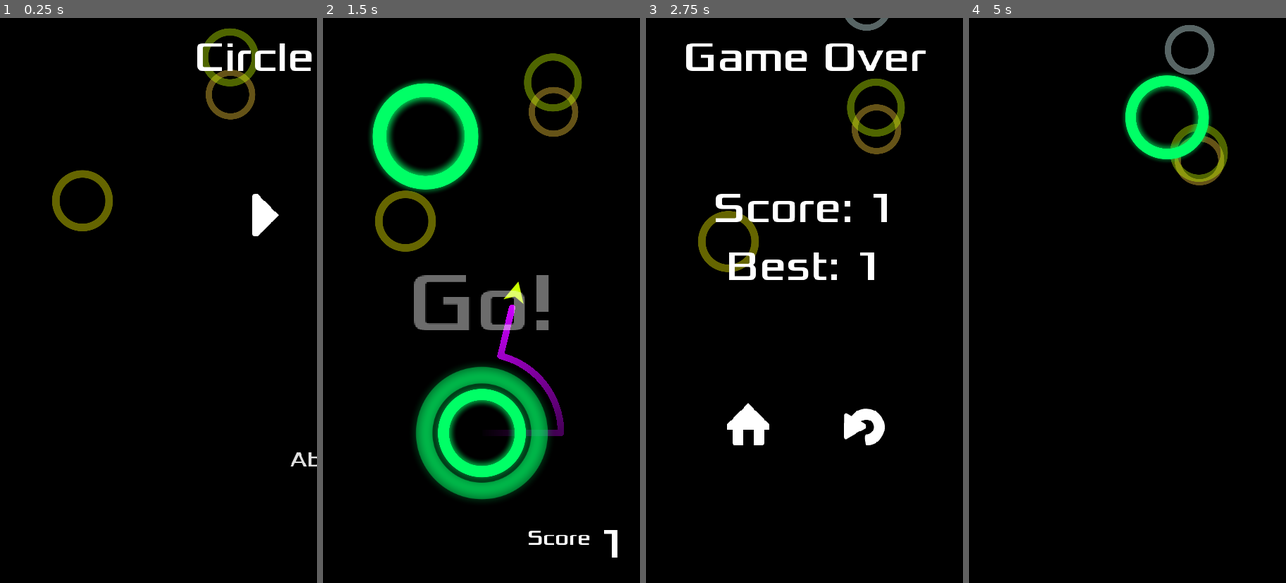
Above: before the commit, frames 1-4 (left to right).
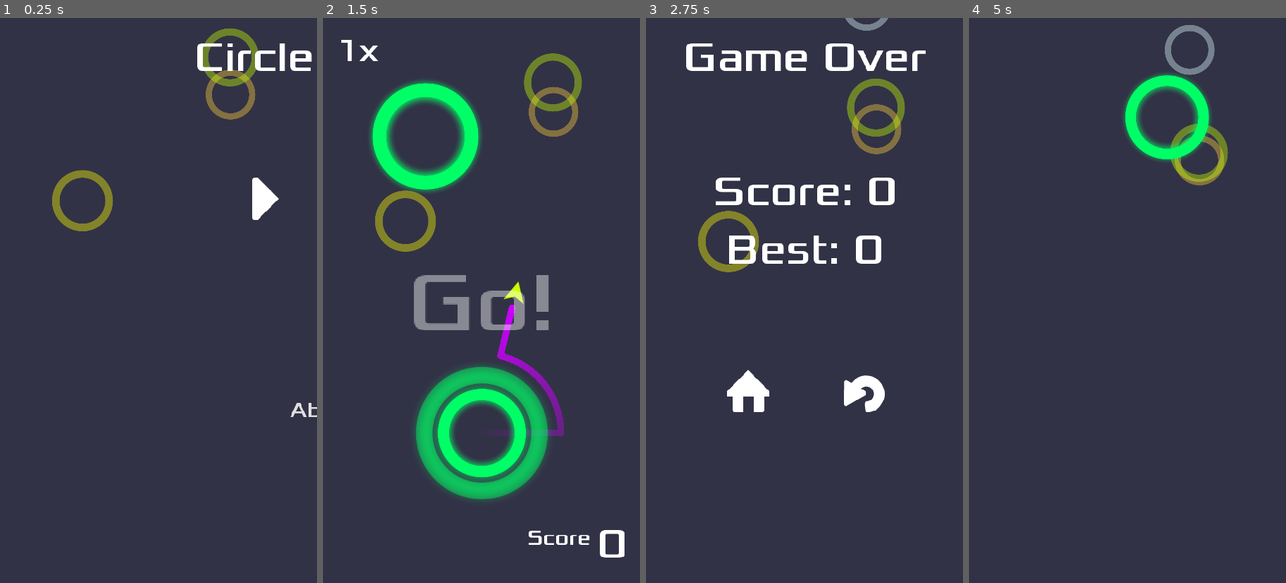
Above: after the commit, the same moments.

Repository: kidscancode/circle_jump
Game: Godot game, scene res://Main.tscn
Same seed, same stepped clock (60 frames per second), same inputs: the game is played once before the commit and once after it.
Inputs (mouse positions are in pixels of both pictures, inside the frame that each line leads up to; where the layout moved, square brackets give the same spot in the first picture):
- Up to frame 1 (0.25 s): no input
- Up to frame 2 (1.5 s): click (424, 198) [424, 215] at 0.5 s; move the mouse to (551, 272) at 1.27 s; hold Right (ui_right) from 1.28 s (still down); click (551, 272) at 1.42 s
- Up to frame 3 (2.75 s): move the mouse to (741, 328) at 2.02 s; release Right (ui_right) at 2.03 s; hold Down (ui_down) from 2.03 s (still down)
- Up to frame 4 (5 s): release Down (ui_down) at 2.75 s; click (1184, 390) [1184, 424] at 2.75 s; move the mouse to (1159, 176) at 3.52 s; hold Right (ui_right) 3.53-4.28 s; move the mouse to (1111, 413) at 4.27 s; hold Up (ui_up) from 4.28 s (still down); click (1111, 413) at 4.42 s

The runs differ from the first frame. In frame 1, 99% of the frame differs, in the area x 0-100%, y 0-100%; in frame 2, 94%; in frame 3, 98%; in frame 4, 99%.

Commit message:
part 13 - bonus multiplier

Diff:
--- a/Main.gd
+++ b/Main.gd
@@ -6,16 +6,21 @@
 var player
 var score = 0 setget set_score
 var highscore = 0
+var new_highscore = false
 var level = 0
+var bonus = 0 setget set_bonus
 
 func _ready():
 	randomize()
 	load_score()
 	$HUD.hide()
+	$Background/ColorRect.color = settings.theme["background"]
 
 func new_game():
+	new_highscore = false
 	settings.hide_ad_banner()
 	self.score = 0
+	self.bonus = 0
 	level = 1
 	$HUD.update_score(score)
 	$Camera2D.position = $StartPosition.position
@@ -28,6 +33,7 @@
 	$HUD.show()
 	$HUD.show_message("Go!")
 	if settings.enable_music:
+		$Music.volume_db = 0
 		$Music.play()
 
 func spawn_circle(_position=null):
@@ -37,16 +43,21 @@
 		var y = rand_range(-500, -400)
 		_position = player.target.position + Vector2(x, y)
 	add_child(c)
+	c.connect("full_orbit", self, "set_bonus", [1])
 	c.init(_position, level)
 
 func _on_Jumper_captured(object):
 	$Camera2D.position = object.position
 	object.capture(player)
 	call_deferred("spawn_circle")
-	self.score += 1
+	self.score += 1 * bonus
+	self.bonus += 1
 
 func set_score(value):
 	score = value
+	if score > highscore and !new_highscore:
+		$HUD.show_message("New Record!")
+		new_highscore = true
 	$HUD.update_score(score)
 	if score > 0 and score % settings.circles_per_level == 0:
 		level += 1
@@ -60,7 +71,7 @@
 	$Screens.game_over(score, highscore)
 	$HUD.hide()
 	if settings.enable_music:
-		$Music.stop()
+		fade_music()
 	settings.show_ad_interstitial()
 
 func load_score():
@@ -75,3 +86,14 @@
 	f.open(settings.score_file, File.WRITE)
 	f.store_var(highscore)
 	f.close()
+
+func fade_music():
+	$MusicFade.interpolate_property($Music, "volume_db",
+			0, -50, 1.0, Tween.TRANS_SINE, Tween.EASE_IN)
+	$MusicFade.start()
+	yield($MusicFade, "tween_all_completed")
+	$Music.stop()
+
+func set_bonus(value):
+	bonus = value
+	$HUD.update_bonus(bonus)
--- a/Main.tscn
+++ b/Main.tscn
@@ -27,4 +27,6 @@
 stream = ExtResource( 4 )
 
 [node name="Background" parent="." instance=ExtResource( 5 )]
+
+[node name="MusicFade" type="Tween" parent="."]
 [connection signal="start_game" from="Screens" to="." method="new_game"]
--- a/UI/Background.tscn
+++ b/UI/Background.tscn
@@ -9,7 +9,7 @@
 anchor_right = 1.0
 anchor_bottom = 1.0
 mouse_filter = 2
-color = Color( 0, 0, 0, 1 )
+color = Color( 0.3, 0.33, 0.37, 1 )
 
 [node name="CPUParticles2D" type="CPUParticles2D" parent="."]
 modulate = Color( 1, 1, 1, 0.396078 )
--- a/UI/BaseScreen.tscn
+++ b/UI/BaseScreen.tscn
@@ -21,7 +21,7 @@
 margin_top = 20.0
 margin_right = 460.0
 margin_bottom = 834.0
-custom_constants/separation = 150
+custom_constants/separation = 125
 
 [node name="Label" type="Label" parent="MarginContainer/VBoxContainer"]
 margin_right = 440.0
@@ -31,23 +31,23 @@
 align = 1
 
 [node name="Buttons" type="HBoxContainer" parent="MarginContainer/VBoxContainer"]
-margin_top = 228.0
+margin_top = 203.0
 margin_right = 440.0
-margin_bottom = 228.0
+margin_bottom = 203.0
 custom_constants/separation = 75
 alignment = 1
 
 [node name="Buttons3" type="HBoxContainer" parent="MarginContainer/VBoxContainer"]
-margin_top = 378.0
+margin_top = 328.0
 margin_right = 440.0
-margin_bottom = 378.0
+margin_bottom = 328.0
 custom_constants/separation = 75
 alignment = 1
 
 [node name="Buttons2" type="HBoxContainer" parent="MarginContainer/VBoxContainer"]
-margin_top = 528.0
+margin_top = 453.0
 margin_right = 440.0
-margin_bottom = 528.0
+margin_bottom = 453.0
 custom_constants/separation = 75
 alignment = 1
 
--- a/UI/HUD.gd
+++ b/UI/HUD.gd
@@ -9,9 +9,16 @@
 
 func hide():
 	$ScoreBox.hide()
+	$BonusBox.hide()
 
 func show():
 	$ScoreBox.show()
+	$BonusBox.show()
 
 func update_score(value):
 	$ScoreBox/HBoxContainer/Score.text = str(value)
+
+func update_bonus(value):
+	$BonusBox/Bonus.text = str(value) + "x"
+	if value > 1:
+		$AnimationPlayer.play("bonus")
--- a/UI/HUD.tscn
+++ b/UI/HUD.tscn
@@ -9,9 +9,42 @@
 extra_spacing_top = 10
 font_data = ExtResource( 2 )
 
+[sub_resource type="DynamicFont" id=5]
+size = 48
+font_data = ExtResource( 2 )
+
 [sub_resource type="DynamicFont" id=2]
 size = 69
 font_data = ExtResource( 2 )
+
+[sub_resource type="Animation" id=6]
+resource_name = "bonus"
+length = 0.15
+step = 0.01
+tracks/0/type = "value"
+tracks/0/path = NodePath("BonusBox/Bonus:rect_scale")
+tracks/0/interp = 1
+tracks/0/loop_wrap = true
+tracks/0/imported = false
+tracks/0/enabled = true
+tracks/0/keys = {
+"times": PoolRealArray( 0, 0.07, 0.15 ),
+"transitions": PoolRealArray( 1, 1, 1 ),
+"update": 0,
+"values": [ Vector2( 1, 1 ), Vector2( 1.25, 1.25 ), Vector2( 1, 1 ) ]
+}
+tracks/1/type = "value"
+tracks/1/path = NodePath("BonusBox/Bonus:custom_colors/font_color")
+tracks/1/interp = 1
+tracks/1/loop_wrap = true
+tracks/1/imported = false
+tracks/1/enabled = true
+tracks/1/keys = {
+"times": PoolRealArray( 0, 0.07, 0.15 ),
+"transitions": PoolRealArray( 1, 1, 1 ),
+"update": 0,
+"values": [ Color( 1, 1, 1, 1 ), Color( 1, 0, 0, 1 ), Color( 1, 1, 1, 1 ) ]
+}
 
 [sub_resource type="Animation" id=3]
 resource_name = "init"
@@ -119,6 +152,24 @@
 custom_fonts/font = ExtResource( 3 )
 text = "100"
 
+[node name="BonusBox" type="MarginContainer" parent="."]
+anchor_right = 1.0
+margin_bottom = 40.0
+custom_constants/margin_right = 20
+custom_constants/margin_top = 20
+custom_constants/margin_left = 20
+custom_constants/margin_bottom = 20
+
+[node name="Bonus" type="Label" parent="BonusBox"]
+margin_left = 20.0
+margin_top = 20.0
+margin_right = 460.0
+margin_bottom = 78.0
+size_flags_vertical = 5
+custom_fonts/font = SubResource( 5 )
+custom_colors/font_color = Color( 1, 1, 1, 1 )
+text = "1x"
+
 [node name="Message" type="Label" parent="."]
 anchor_top = 0.5
 anchor_right = 1.0
@@ -134,5 +185,6 @@
 
 [node name="AnimationPlayer" type="AnimationPlayer" parent="."]
 autoplay = "init"
+anims/bonus = SubResource( 6 )
 anims/init = SubResource( 3 )
 anims/show_message = SubResource( 4 )
--- a/objects/Circle.gd
+++ b/objects/Circle.gd
@@ -1,4 +1,6 @@
 extends Area2D
+
+signal full_orbit
 
 onready var orbit_position = $Pivot/OrbitPosition
 onready var move_tween = $MoveTween
@@ -44,44 +46,49 @@
 			$Label.hide()
 			color = settings.theme["circle_static"]
 		MODES.LIMITED:
-			current_orbits = num_orbits
-			$Label.text = str(current_orbits)
+			$Label.text = str(num_orbits)
 			$Label.show()
 			color = settings.theme["circle_limited"]
 	$Sprite.material.set_shader_param("color", color)
 
 func _process(delta):
 	$Pivot.rotation += rotation_speed * delta
-	if mode == MODES.LIMITED and jumper:
+	if jumper:
 		check_orbits()
 		update()
 
 func check_orbits():
 	if abs($Pivot.rotation - orbit_start) > 2 * PI:
-		current_orbits -= 1
-		if settings.enable_sound:
-			$Beep.play()
-		$Label.text = str(current_orbits)
-		if current_orbits <= 0:
-			jumper.die()
-			jumper = null
-			implode()
+		current_orbits += 1
+		emit_signal("full_orbit")
+		if mode == MODES.LIMITED:
+			if settings.enable_sound:
+				$Beep.play()
+			$Label.text = str(num_orbits - current_orbits)
+			if current_orbits <= 0:
+				jumper.die()
+				jumper = null
+				implode()
 		orbit_start = $Pivot.rotation
 
 func implode():
+	jumper = null
 	$AnimationPlayer.play("implode")
 	yield($AnimationPlayer, "animation_finished")
 	queue_free()
 
 func capture(target):
+	current_orbits = 0
 	jumper = target
 	$AnimationPlayer.play("capture")
 	$Pivot.rotation = (jumper.position - position).angle()
 	orbit_start = $Pivot.rotation
 
 func _draw():
+	if mode != MODES.LIMITED:
+		return
 	if jumper:
-		var r = ((radius * 0.5) / num_orbits) * (1 + num_orbits - current_orbits)
+		var r = ((radius * 0.5) / num_orbits) * (1 + current_orbits)
 		draw_circle_arc_poly(Vector2.ZERO, r, orbit_start + PI/2,
 							$Pivot.rotation + PI/2, settings.theme["circle_fill"])
 
--- a/project.godot
+++ b/project.godot
@@ -21,7 +21,7 @@
 
 config/name="circle_jump"
 run/main_scene="res://Main.tscn"
-config/icon="res://icon.png"
+config/icon="res://logo1_64.png"
 
 [autoload]
 
--- a/settings.gd
+++ b/settings.gd
@@ -9,7 +9,7 @@
 
 var color_schemes = {
 	"NEON1": {
-		'background': Color8(0, 0, 0),
+		'background': Color8(50, 50, 70),
 		'player_body': Color8(203, 255, 0),
 		'player_trail': Color8(204, 0, 255),
 		'circle_fill': Color8(255, 0, 110),
@@ -25,7 +25,7 @@
 		'circle_limited': Color8(127, 0, 255)
 	},
 	"NEON3": {
-		'background': Color8(0, 0, 0),
+		'background': Color8(76, 84, 95),
 		'player_body': Color8(255, 0, 187),
 		'player_trail': Color8(255, 148, 0),
 		'circle_fill': Color8(255, 148, 0),
Not shown: 1 places in UI/HUD.tscn that only renumber resources
Binary file added: logo1_64.png
Not shown, added: logo1_64.png.import
Binary file added: logo2_64.png
Not shown, added: logo2_64.png.import
